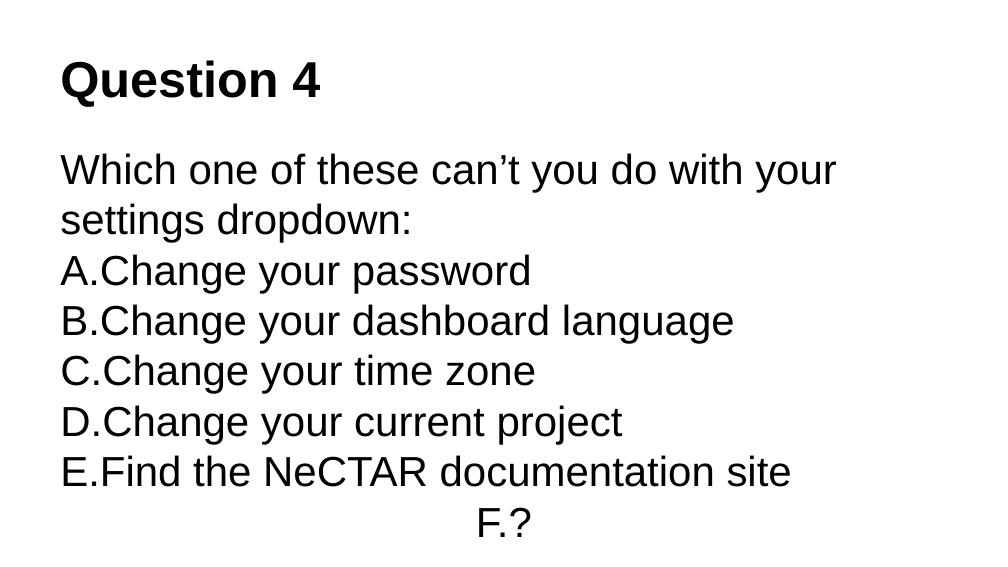
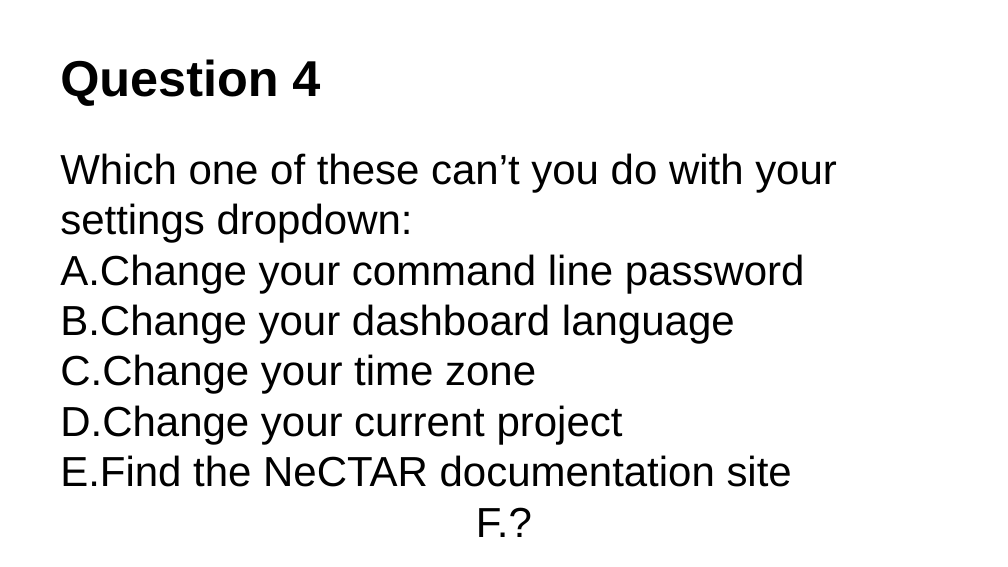
Before and after one commit to resbaz/nectar-cloud-lessons, a slide deck: slide 5 of Lessons/Lesson_I/Lesson_I_Questions.pptx. Drawn at 1008x567 pixels with LibreOffice and Linux fonts; fonts in the diff are those of the drawing. Boxes give left, top, right and bottom in pixels: in the first picture for what was removed or moved away, otherwise in the second. Text is boxed around its words. In the diff, an @@ line names an element or a change of style, - is before the commit and + after.

```diff
--- a/Lessons/Lesson_I/Lesson_I_Questions.pptx
+++ b/Lessons/Lesson_I/Lesson_I_Questions.pptx
@@ text at (x1=60, y1=254, x2=805, y2=293): text changed @@
-A. Change your password
+A. Change your command line password
```
Also in this commit, not shown: 1 other file.
